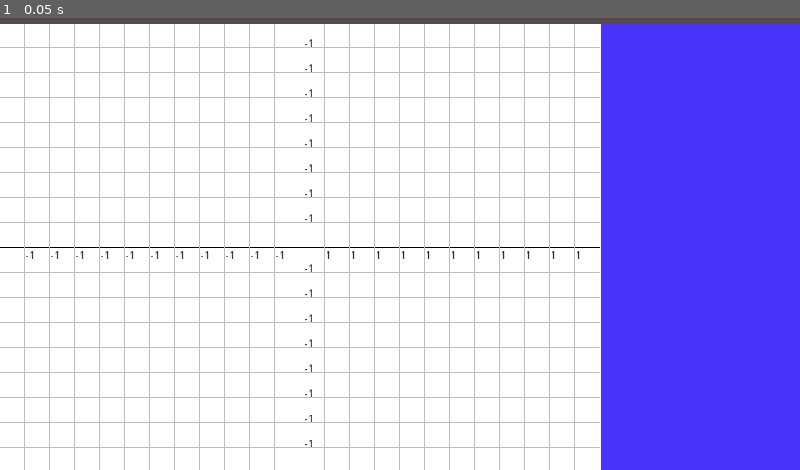
Above: before the commit, frame 1.
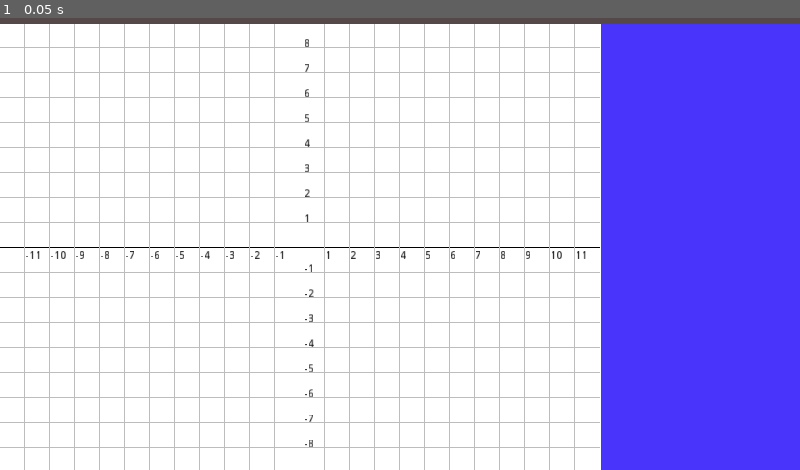
Above: after the commit, the same moment.

Repository: luismariotti1/Geo2D
Game: Godot game, scene res://Main/Main.tscn
Same seed, same stepped clock (60 frames per second), same inputs: the game is played once before the commit and once after it.
Inputs:
- Up to frame 1 (0.05 s): no input

The runs differ from the first frame. In frame 1, 0.3% of the frame differs, in the area x 4-74%, y 4-95%.

Commit message:
Dinamic numbers

Diff:
--- a/GUI/Display/Grid/Grid.gd
+++ b/GUI/Display/Grid/Grid.gd
@@ -39,28 +39,28 @@
 		shiftX -= subdivision_distance
 		if shiftX > rect_position.x and shiftX < rect_size.x:
 			draw_line(Vector2(shiftX,rect_position.y), Vector2(shiftX,rect_size.y),sublines_color, 1.0, false)
-			draw_string (font, Vector2(shiftX,axis_center_position.y+15),str("-",1), color, -1)
+			draw_string (font, Vector2(shiftX,axis_center_position.y+15),str((shiftX-axis_center_position.x)/subdivision_distance), color, -1)
 
 	shiftX = axis_center_position.x
 	while shiftX < rect_size.x:
 		shiftX += subdivision_distance
 		if shiftX < rect_size.x and shiftX > rect_position.x:
 			draw_line(Vector2(shiftX,rect_position.y), Vector2(shiftX,rect_size.y),sublines_color, 1.0, false)
-			draw_string (font, Vector2(shiftX,axis_center_position.y+15),str(1), color, -1)
+			draw_string (font, Vector2(shiftX,axis_center_position.y+15),str((shiftX-axis_center_position.x)/subdivision_distance), color, -1)
 
 	var shiftY = axis_center_position.y
 	while shiftY > rect_position.y:
 		shiftY -= subdivision_distance
 		if shiftY > rect_position.y and shiftY < rect_size.y:
 			draw_line(Vector2(rect_position.x,shiftY), Vector2(rect_size.x,shiftY),sublines_color, 1.0, false)
-			draw_string (font, Vector2(axis_center_position.x+5,shiftY),str("-",1), color, -1)
+			draw_string (font, Vector2(axis_center_position.x+5,shiftY),str(-1*(shiftY-axis_center_position.y)/subdivision_distance), color, -1)
 
 	shiftY = axis_center_position.y
 	while shiftY < rect_size.y:
 		shiftY += subdivision_distance
 		if shiftY < rect_size.y and shiftY > rect_position.y:
 			draw_line(Vector2(rect_position.x,shiftY), Vector2(rect_size.x,shiftY),sublines_color, 1.0, false)
-			draw_string (font, Vector2(axis_center_position.x+5,shiftY),str("-",1), color, -1)
+			draw_string (font, Vector2(axis_center_position.x+5,shiftY),str(-1*(shiftY-axis_center_position.y)/subdivision_distance), color, -1)
 
 func create_axis_x():
 	draw_line(Vector2(rect_position.x,axis_center_position.y), Vector2(rect_size.x,axis_center_position.y), color, 1.25, false)
